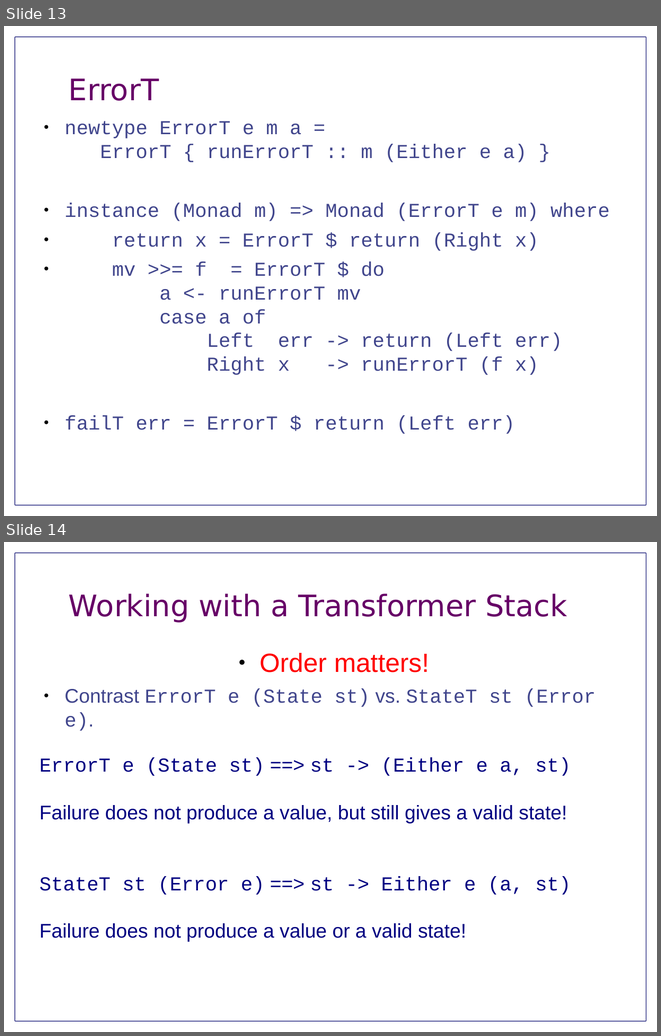
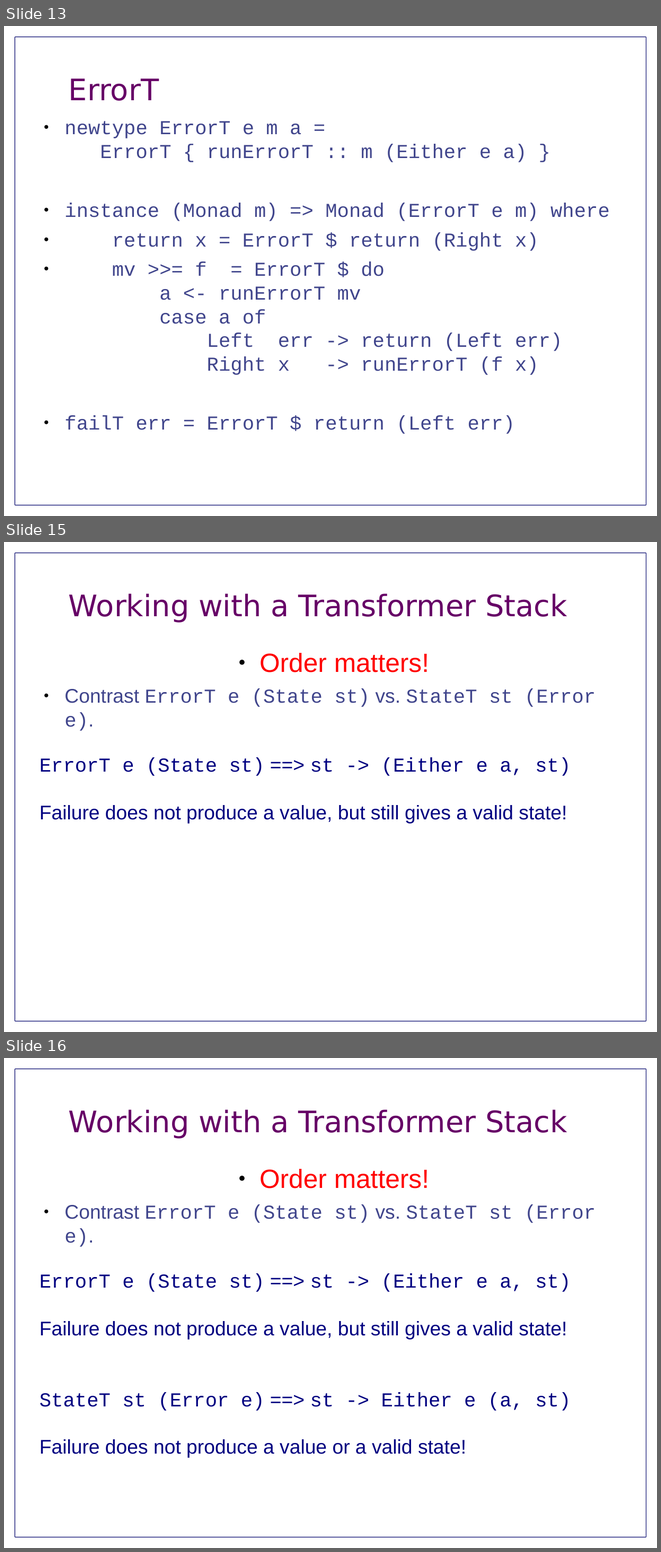
Before and after one commit to jnewbern/monad-tutorial, a slide deck: slides/SectionOne.odp. Shown one above the other, each under a label of ours: slides 13 and 14 before the commit, slides 13, 15 and 16 after it; the slides between them are not shown. The pictures are 661x1036 and 661x1552 pixels, drawn with LibreOffice and Linux fonts; fonts in the diff are those of the drawing. Boxes give left, top, right and bottom in pixels: in the first picture for what was removed or moved away, otherwise in the second. Text is boxed around its words. In the diff, an @@ line names an element or a change of style, - is before the commit and + after.

```diff
--- a/slides/SectionOne.odp
+++ b/slides/SectionOne.odp
@@ slide 15 added at (4,542,657,1032), background #FFFFFF; not listed: 4 template elements that a slide beside it also shows @@
@@ title added at (69,593,567,623), 36 pt, text #660066 @@
+Working with a Transformer Stack
@@ text added at (64,653,595,731), 24 pt, text #40458C @@
+● Order matters!
+● Contrast ErrorT e (State st) vs. StateT st (Error e).
@@ text added at (40,758,571,823), 24 pt, text #000080 @@
+ErrorT e (State st) ==> st -> (Either e a, st)
+Failure does not produce a value, but still gives a valid state!
@@ what was slide 14 is now slide 16 @@
```
Also in this commit, not shown: 1 other slide added, 3 other files.
